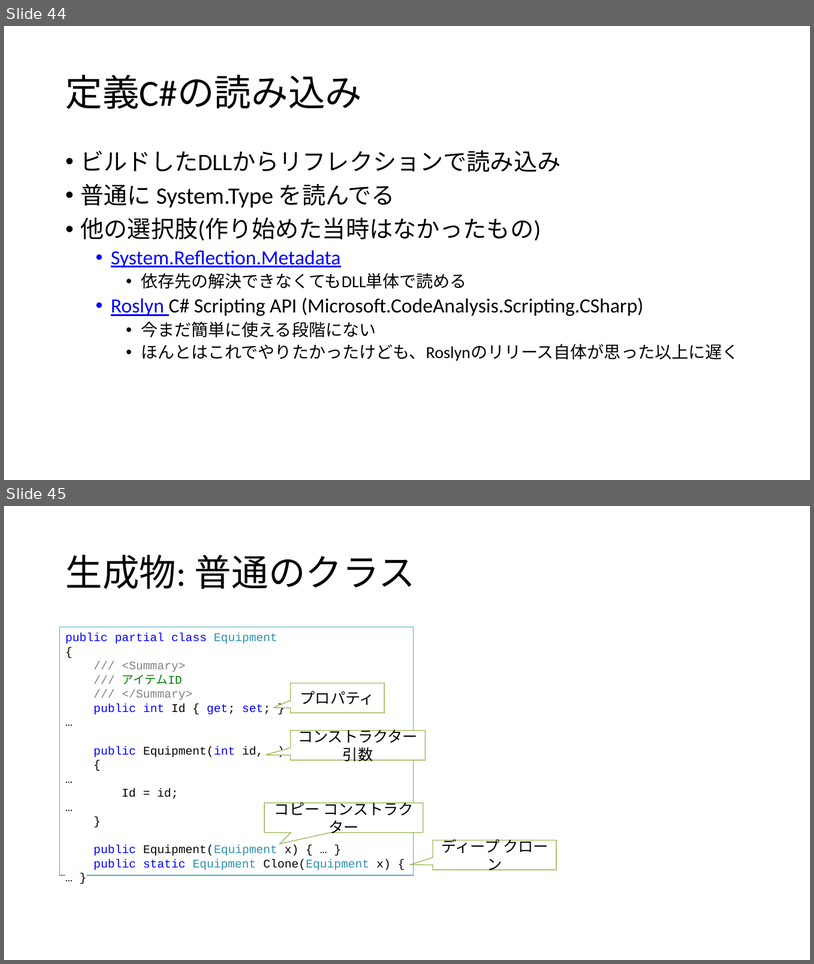
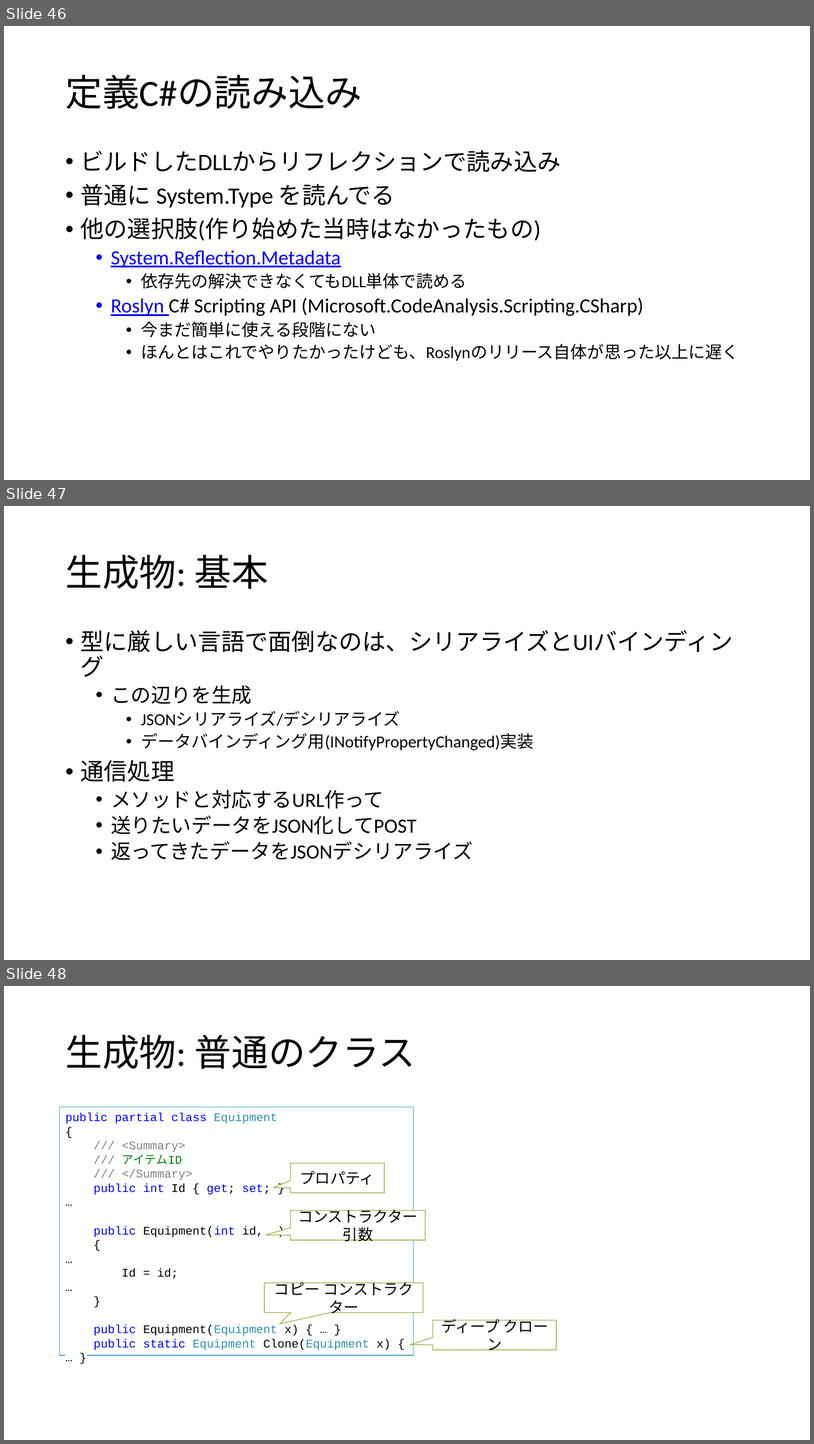
Before and after one commit to ppcuni/UnityCsharp20150321, a slide deck: doc/自社フレームワーク.pptx. Shown one above the other, each under a label of ours: slides 44 and 45 before the commit, slides 46, 47 and 48 after it. The pictures are 814x964 and 814x1444 pixels, drawn with LibreOffice and Linux fonts; fonts in the diff are those of the drawing. Boxes give left, top, right and bottom in pixels: in the first picture for what was removed or moved away, otherwise in the second. Text is boxed around its words. In the diff, an @@ line names an element or a change of style, - is before the commit and + after.

```diff
--- a/doc/自社フレームワーク.pptx
+++ b/doc/自社フレームワーク.pptx
@@ slide 47 added at <box>4,506,810,960</box>, background #FFFFFF @@
@@ title added at <box>65,555,269,589</box>, 44 pt, text #000000 @@
+生成物: 基本
@@ text added at <box>81,630,734,859</box>, 24 pt, text #000000 @@
+• 型に厳しい言語で面倒なのは、シリアライズとUIバインディング
+  • この辺りを生成
+    • JSONシリアライズ/デシリアライズ
+    • データバインディング用(INotifyPropertyChanged)実装
+• 通信処理
+  • メソッドと対応するURL作って
+  • 送りたいデータをJSON化してPOST
+  • 返ってきたデータをJSONデシリアライズ
@@ what was slide 44 is now slide 46 @@
@@ what was slide 45 is now slide 48 @@
```
Also in this commit, not shown: 10 slides changed, 1 other slide added.
